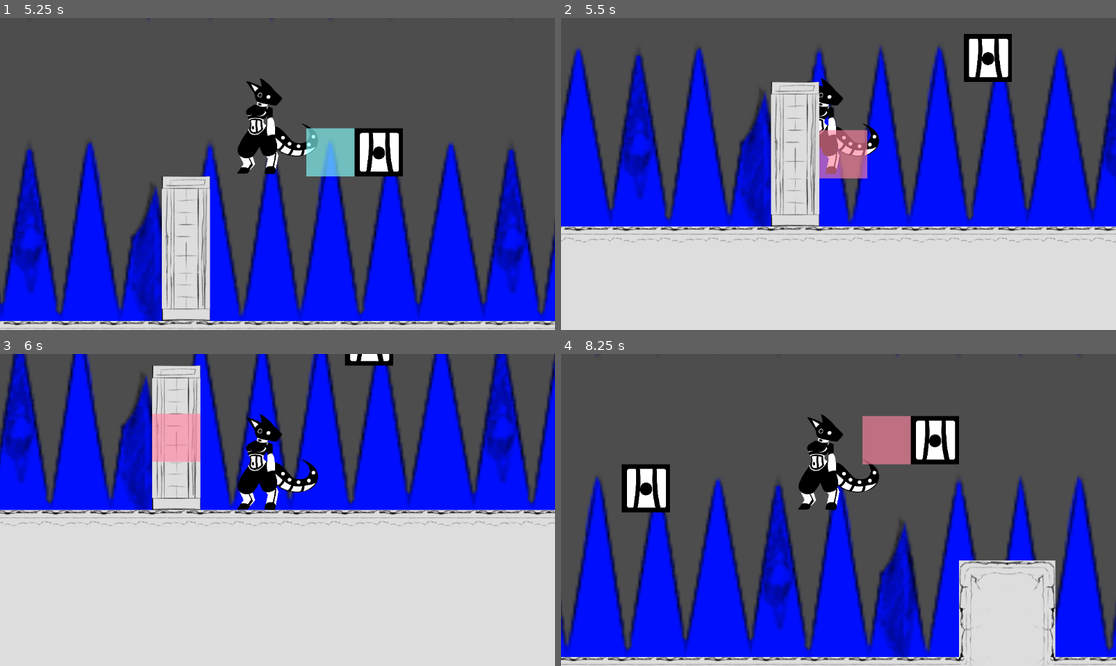
Above: before the commit, frames 1-4 (two rows, left to right).
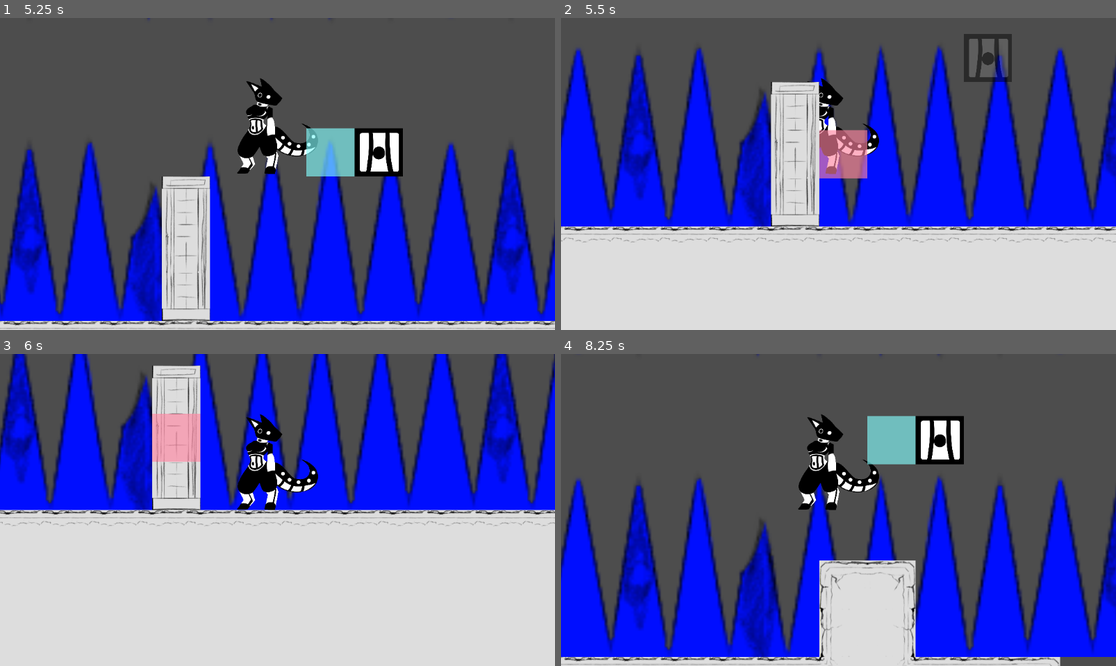
Above: after the commit, the same moments.

Repository: scales-in-git/TeamTime
Game: Godot game, scene res://Scenes/Levels/Debug/DebugLevel.tscn
Same seed, same stepped clock (60 frames per second), same inputs: the game is played once before the commit and once after it. The project has no main scene, so this scene is started directly.
Inputs (mouse positions are in pixels of both pictures, inside the frame that each line leads up to):
- Up to frame 1 (5.25 s): tap Enter at 0.5 s; move the mouse to (399, 158) at 0.52 s; hold D (player_right) 0.53-1.28 s; hold Q (player_delete_all, bound only after the commit) 0.53-1.28 s; tap Space (player_jump) at 0.77, 1.52, 3.02, 3.77, 4.52 s; move the mouse to (166, 189) at 1.27 s; hold A (player_left) 1.28-2.03 s; right-click (166, 189) at 1.35 s; tap Q (player_delete_all, bound only after the commit) at 1.55, 2.3, 2.85, 4.55 s; move the mouse to (333, 105) at 2.02 s; press the mouse at (333, 105) at 2.03 s; hold D (player_right) 2.03-3.53 s; move the mouse to (249, 236) at 2.77 s; release the mouse at (249, 236) at 2.78 s; move the mouse to (444, 220) at 3.52 s; hold Q (player_delete_all, bound only after the commit) 3.53-4.28 s; hold A (player_left) from 3.53 s (still down); move the mouse to (111, 127) at 4.27 s; right-click (111, 127) at 4.35 s; move the mouse to (305, 174) at 5.02 s; press the mouse at (305, 174) at 5.03 s
- Up to frame 2 (5.5 s): keep holding A (player_left); tap Q (player_delete_all, bound only after the commit) at 5.3 s
- Up to frame 3 (6 s): move the mouse to (194, 432) at 5.77 s; release A (player_left) at 5.78 s; release the mouse at (194, 432) at 5.78 s; hold D (player_right) from 5.78 s (still down); tap Q (player_delete_all, bound only after the commit) at 5.85 s
- Up to frame 4 (8.25 s): tap Space (player_jump) at 6.02, 6.77, 7.52 s; move the mouse to (960, 494) at 6.52 s; hold Q (player_delete_all, bound only after the commit) 6.53-7.28 s; move the mouse to (727, 525) at 7.27 s; right-click (727, 525) at 7.35 s; tap Q (player_delete_all, bound only after the commit) at 7.55 s; move the mouse to (894, 441) at 8.02 s; release D (player_right) at 8.03 s; press the mouse at (894, 441) at 8.03 s; hold A (player_left) from 8.03 s (still down)

Frame 1 is identical in both runs. In frame 2, 1.3% of the frame differs, in the area x 72-82%, y 5-21%; in frame 3, 0.3%; in frame 4, 41%, in the area x 0-100%, y 0-100%.

Commit message:
You can now delete all blocks at once

Diff:
--- a/Scenes/Characters/Player/BlockPlaceHelper.gd
+++ b/Scenes/Characters/Player/BlockPlaceHelper.gd
@@ -46,8 +46,14 @@
 		highlighted_block.fancy_delete()
 		blocks_changed = true
 
+	if event.is_action_pressed('player_delete_all'):
+		while placed_block_queue.size() > 0:
+			var block = placed_block_queue.pop_back()
+			block.fancy_delete()
+
 	if blocks_changed:
-		placed_block_queue.front().clear_highlight()
+		if placed_block_queue.size() > 0:
+			placed_block_queue.front().clear_highlight()
 
 		# Don't show what will be deleted if player can only place one; they'll know it'll be removed.
 		if placed_block_queue.size() == max_placeable_blocks and max_placeable_blocks > 1:
--- a/project.godot
+++ b/project.godot
@@ -73,7 +73,7 @@
 "events": [Object(InputEventKey,"resource_local_to_scene":false,"resource_name":"","device":-1,"window_id":0,"alt_press …(192 unchanged characters)…
 ]
 }
-player_other_action={
+player_delete_all={
 "deadzone": 0.2,
 "events": [Object(InputEventKey,"resource_local_to_scene":false,"resource_name":"","device":-1,"window_id":0,"alt_press …(192 unchanged characters)…
 ]
